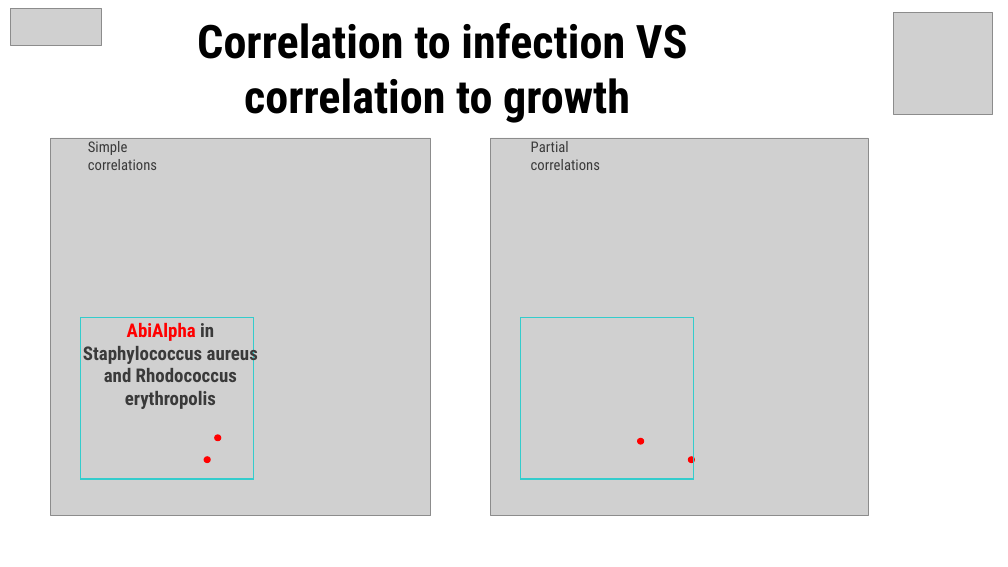
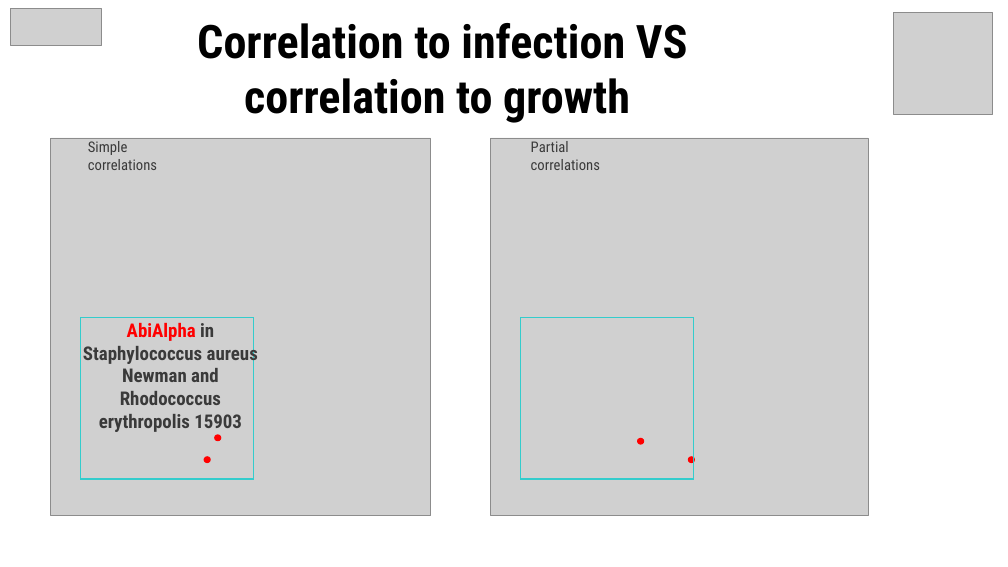
Before and after one commit to Mathilde-Roulleau/project-defense-regulation, a slide deck: slide 27 of final_presentation.pptx. Drawn at 1008x567 pixels with LibreOffice and Linux fonts; fonts in the diff are those of the drawing; grey boxes stand for pictures. Boxes give left, top, right and bottom in pixels: in the first picture for what was removed or moved away, otherwise in the second. Text is boxed around its words. In the diff, an @@ line names an element or a change of style, - is before the commit and + after.

```diff
--- a/final_presentation.pptx
+++ b/final_presentation.pptx
@@ text at bbox=[83, 323, 258, 432]: text changed @@
-AbiAlpha in Staphylococcus aureus and Rhodococcus erythropolis
+AbiAlpha in Staphylococcus aureus Newman and Rhodococcus erythropolis 15903
```
Also in this commit, not shown: 15 other slides changed, 2 slides added, 1 slide removed, 35 other files.
